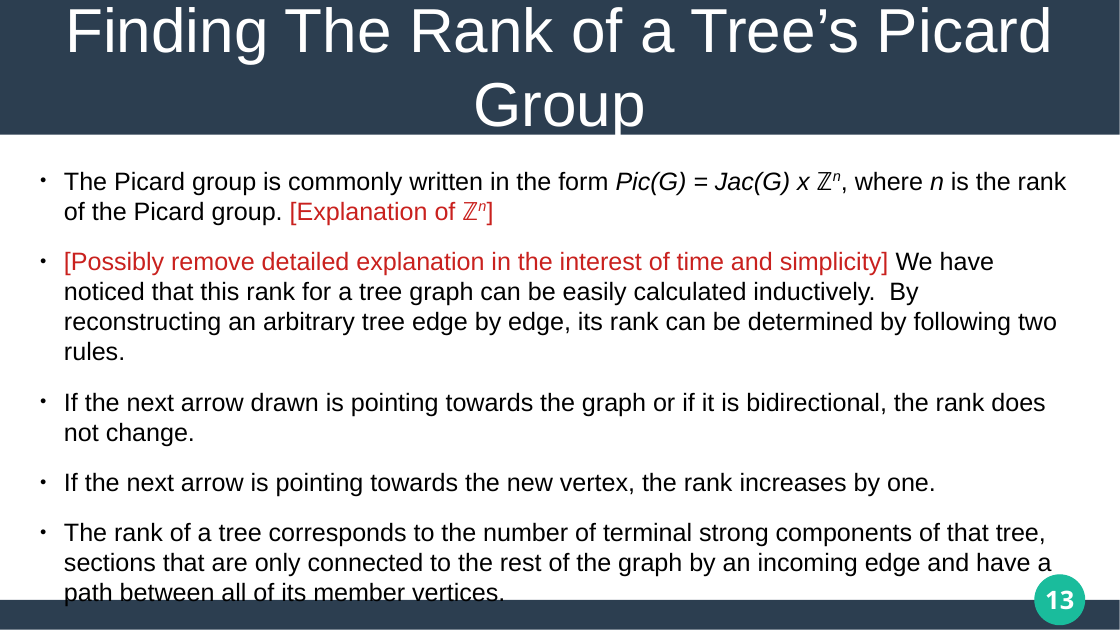
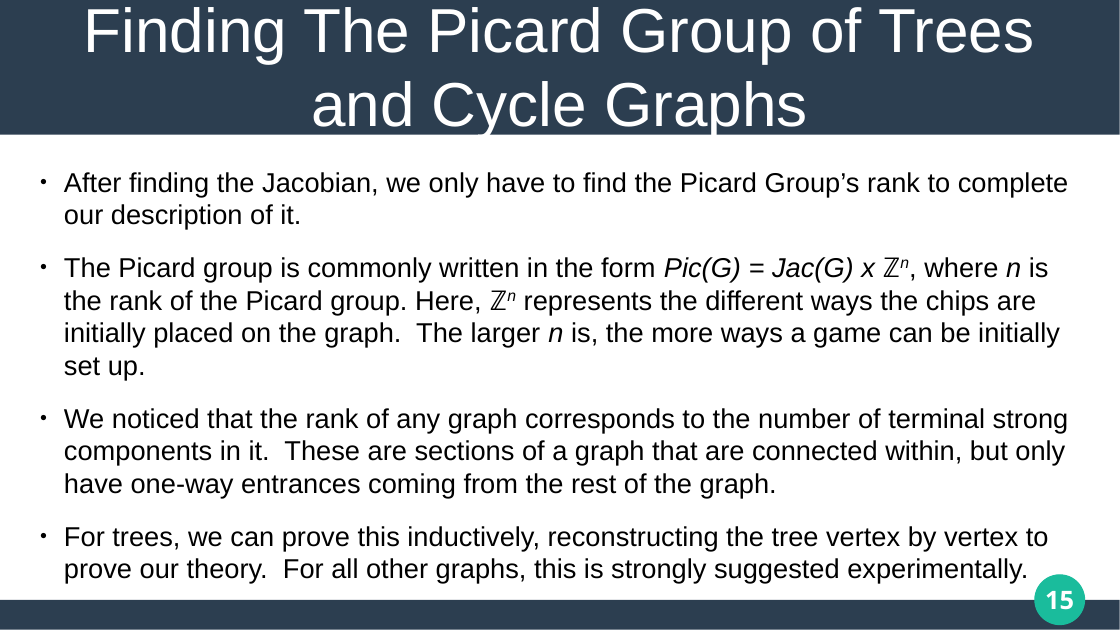
Before and after one commit to matthew-pisano/ChipFiring, a slide deck: slide 15 of Docs/SUREPresentation.pptx (slide 13 before the commit). Drawn at 1120x630 pixels with LibreOffice and Linux fonts; fonts in the diff are those of the drawing. Boxes give left, top, right and bottom in pixels: in the first picture for what was removed or moved away, otherwise in the second. Text is boxed around its words. In the diff, an @@ line names an element or a change of style, - is before the commit and + after.

Commit message:
presentation

```diff
--- a/Docs/SUREPresentation.pptx
+++ b/Docs/SUREPresentation.pptx
@@ title at bbox=[84, 7, 1034, 138]: text changed @@
-Finding The Rank of a Tree’s Picard Group
+Finding The Picard Group of Trees and Cycle Graphs
@@ text at bbox=[64, 172, 1069, 583]: text changed; size 17.8 to 19.3 pt @@
-● The Picard group is commonly written in the form Pic(G) = Jac(G) x ℤn, where n is the rank of the Picard group. [Explanation of ℤn]
-● [Possibly remove detailed explanation in the interest of time and simplicity] We have noticed that this rank for a tree graph can be easily calculated inductively. By reconstructing an arbitrary tree edge by edge, its rank can be determined by following two rules.
-● If the next arrow drawn is pointing towards the graph or if it is bidirectional, the rank does not change.
-● If the next arrow is pointing towards the new vertex, the rank increases by one.
-● The rank of a tree corresponds to the number of terminal strong components of that tree, sections that are only connected to the rest of the graph by an incoming edge and have a path between all of its member vertices.
+● After finding the Jacobian, we only have to find the Picard Group’s rank to complete our description of it.
+● The Picard group is commonly written in the form Pic(G) = Jac(G) x ℤn, where n is the rank of the Picard group. Here, ℤn represents the different ways the chips are initially placed on the graph. The larger n is, the more ways a game can be initially set up.
+● We noticed that the rank of any graph corresponds to the number of terminal strong components in it. These are sections of a graph that are connected within, but only have one-way entrances coming from the rest of the graph.
+● For trees, we can prove this inductively, reconstructing the tree vertex by vertex to prove our theory. For all other graphs, this is strongly suggested experimentally.
@@ page number at bbox=[1045, 591, 1074, 610]: text changed @@
-13
+15
```
Also in this commit, not shown: 13 other slides changed, 5 other files.
